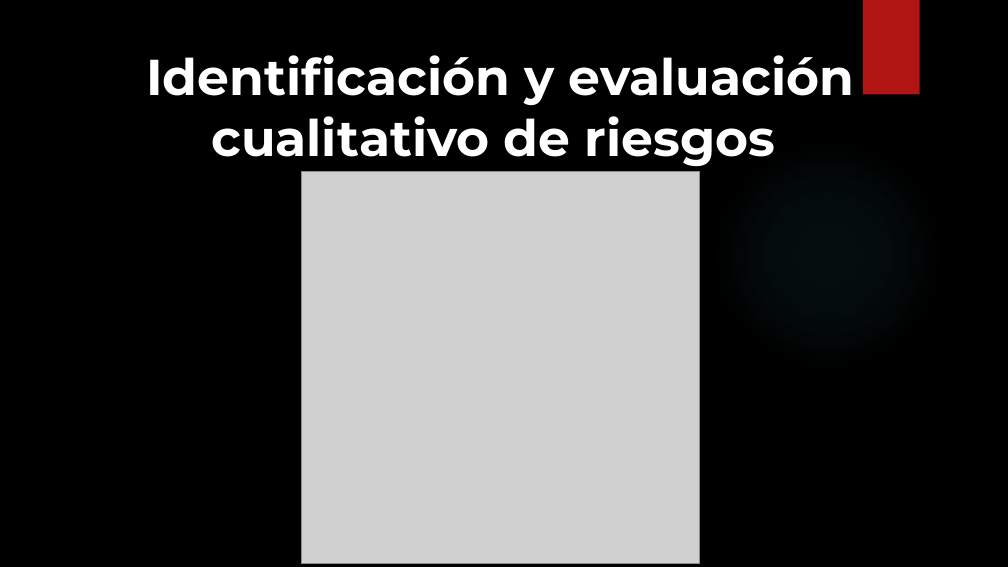
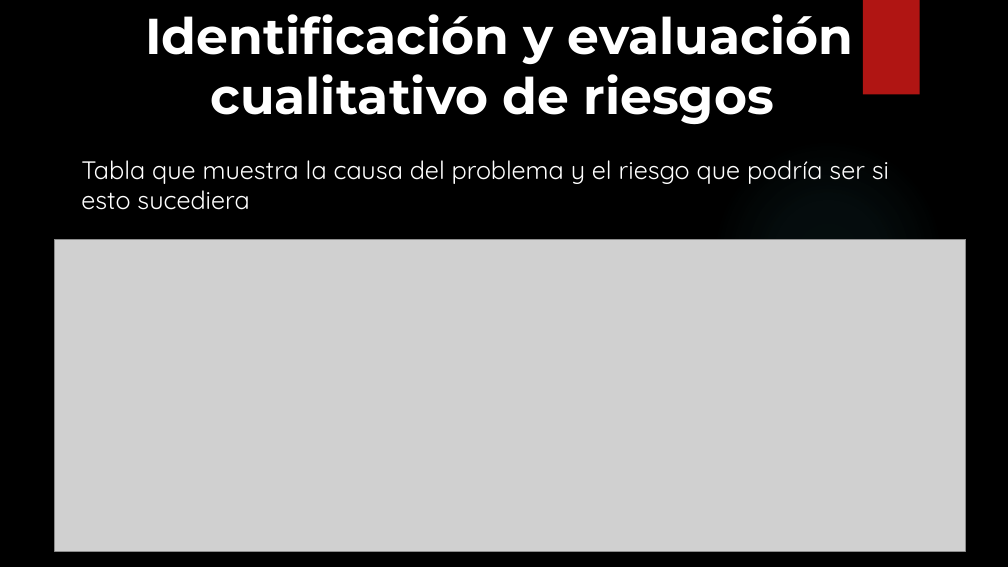
Before and after one commit to SM-ROOT/SM-ROOT, a slide deck: slide 6 of 9°A/administracion_proyectos/Factores de Riesgo.pptx (slide 5 before the commit). Drawn at 1008x567 pixels with LibreOffice and Linux fonts; fonts in the diff are those of the drawing; grey boxes stand for pictures; background and template pictures are left out. Boxes give left, top, right and bottom in pixels: in the first picture for what was removed or moved away, otherwise in the second. Text is boxed around its words. In the diff, an @@ line names an element or a change of style, - is before the commit and + after.

Commit message:
se agrego descripcion a las deappositivas de gestion de riesgos

```diff
--- a/9°A/administracion_proyectos/Factores de Riesgo.pptx
+++ b/9°A/administracion_proyectos/Factores de Riesgo.pptx
@@ text "Identificación y evaluación cualitativo de ...": place and size @@
-text "Identificación y evaluación cualitativo de ..." at [146,55,854,166]
+text "Identificación y evaluación cualitativo de ..." at [145,14,853,124]
@@ text added at [81,160,889,210], 24 pt, text #FFFFFF @@
+Tabla que muestra la causa del problema y el riesgo que podría ser si esto sucediera
@@ picture: place and size @@
-picture at [302,172,699,564]
+picture at [54,239,966,551]
```
Also in this commit, not shown: 6 other slides changed, 5 slides added, 1 slide removed.
